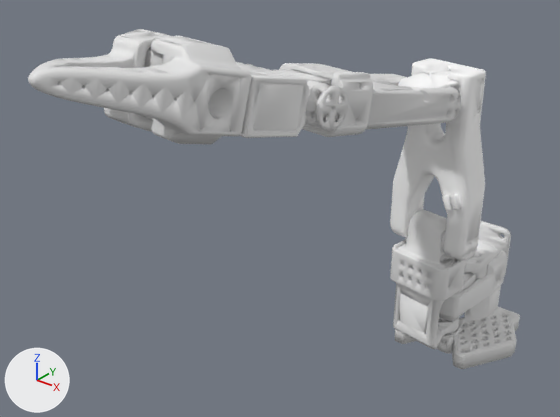
Renders of the glTF model front-end/models/so-101.glb from each side of a commit.
Both versions are drawn from a 50 mm lens placed at (1.98, -4.53, 3.31), pointed at (-0.47, -1.47, 1.42). Arrows for +X, +Y and +Z are at lower left; the lights stay in place. The picture after the commit comes second. Where no turn or scale is listed for an object, it has been applied to the vertices.

Names of what the first picture shows: 'base_mesh', 'elbow_flex_mesh', 'gripper_mesh', 'shoulder_flex_mesh', 'shoulder_pan_mesh', 'wrist_flex_mesh', 'wrist_roll_mesh'.
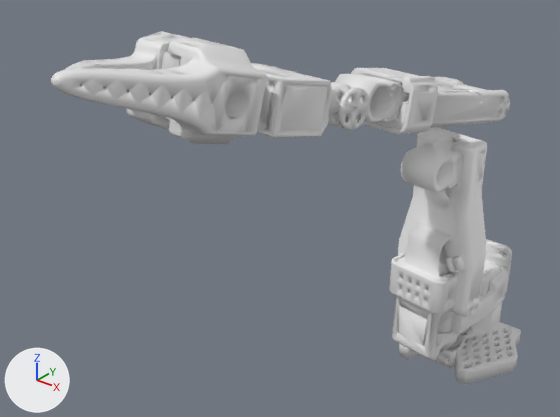
Commit message: Wrist roll fixed

Where the newer file only moved an object's origin or applied its transform, the numbers keep the older frame.

The edits, one by one:
me_mini_so_100_01g is used by ob_gripper_mesh; location (0.077, -0.011, 0.0).
me_mini_so_100_01g had 1639 vertices, 3318 faces and spanned x -0.623..-0.371, y -3.013..-2.227, z 2.156..2.578.
me_mini_so_100_01g now has 1639 vertices, 3318 faces and spans x -0.635..-0.383, y -2.886..-2.099, z 2.121..2.543.
me_mini_so_100_01g part 1: the whole mesh is moved by (-0.012, 0.128, -0.035).
me_mini_so_100_01g_001 is used by ob_wrist_flex_mesh; location (0.077, -0.011, 0.0).
me_mini_so_100_01g_001 had 3227 vertices, 6474 faces and spanned x -0.553..0.014, y -2.287..-1.597, z 2.082..2.44.
me_mini_so_100_01g_001 now has 3227 vertices, 6474 faces and spans x -0.533..0.034, y -2.14..-1.45, z 2.045..2.402.
me_mini_so_100_01g_001 part 3: the whole mesh is moved by (0.02, 0.147, -0.038).
me_mini_so_100_01g_004 is used by ob_wrist_roll_mesh; location (0.077, -0.011, 0.0).
me_mini_so_100_01g_004 had 2519 vertices, 5110 faces and spanned x -0.654..-0.056, y -3.046..-1.836, z 2.108..2.588.
me_mini_so_100_01g_004 now has 2519 vertices, 5110 faces and spans x -0.644..-0.046, y -2.962..-1.752, z 2.085..2.565.
me_mini_so_100_01g_004 part 2: the whole mesh is moved by (0.01, 0.084, -0.023).
Object 'base_mesh' (ob_base_mesh) moves from (0.0, 0.0, 0.0) to (-0.002, 0.085, -0.183).
Object 'elbow_flex_mesh' (ob_elbow_flex_mesh) moves from (0.0, 0.0, 0.0) to (0.069, 0.547, -0.13).
Object 'shoulder_flex_mesh' (ob_shoulder_flex_mesh) moves from (0.0, 0.0, 0.0) to (0.015, 0.112, -0.474).
Object 'shoulder_pan_mesh' (ob_shoulder_pan_mesh) moves from (0.0, 0.0, 0.0) to (0.0, 0.0, -0.098).

What differs and where, as boxes [x1, y1, x2, y2] in the pictures (560 x 417 px):
'wrist_roll_mesh', moved
    before: [28, 36, 252, 145]
    after: [51, 38, 267, 144]
'shoulder_flex_mesh', moved
    before: [390, 58, 486, 261]
    after: [398, 127, 487, 317]
'elbow_flex_mesh', moved
    before: [271, 63, 461, 137]
    after: [335, 68, 510, 135]
'base_mesh', moved
    before: [395, 221, 520, 369]
    after: [399, 239, 521, 384]
'shoulder_pan_mesh', moved
    before: [390, 210, 466, 349]
    after: [389, 223, 459, 361]
'wrist_flex_mesh', moved
    before: [236, 62, 348, 138]
    after: [251, 63, 369, 138]
'gripper_mesh', moved
    before: [32, 29, 170, 132]
    after: [66, 32, 193, 130]
